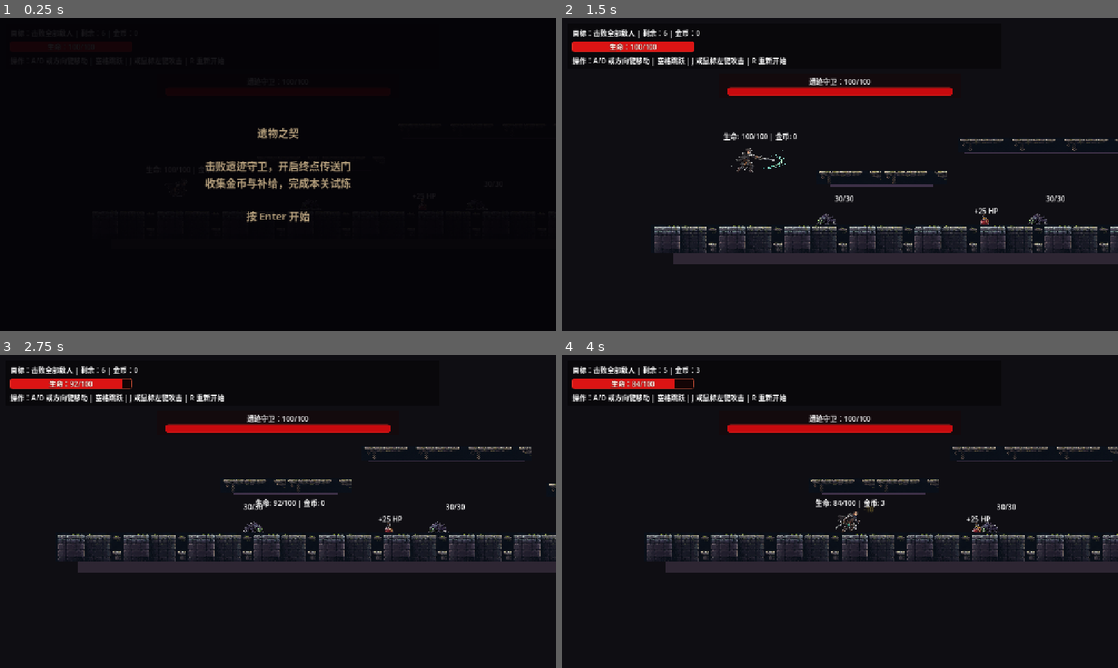
Above: before the commit, frames 1-4 (two rows, left to right).
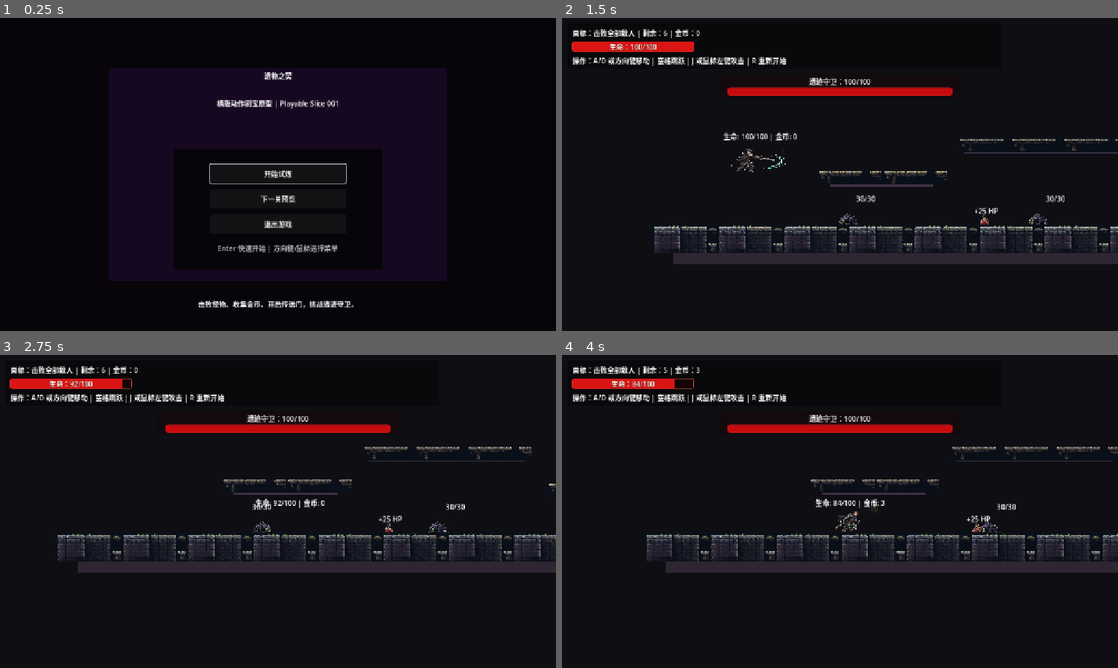
Above: after the commit, the same moments.

Repository: 98longq/relicbound
Game: Godot game, scene res://scenes/ui/main_menu.tscn
The game is run twice, just before and just after one commit, with the same random seed, the same clock (stepped at 60 frames per second) and the same inputs. Before the commit the project starts from res://scenes/levels/test_level.tscn.
Inputs (mouse positions are in pixels of both pictures, inside the frame that each line leads up to):
- Up to frame 1 (0.25 s): no input
- Up to frame 2 (1.5 s): click (840, 174) at 0.5 s, where only the run after the commit has a clickable "开始试炼"; tap Enter (ui_accept) at 1.25 s; move the mouse to (962, 158) at 1.27 s; hold Right (ui_right) from 1.28 s (still down); hold R from 1.28 s (still down); click (962, 158) at 1.42 s
- Up to frame 3 (2.75 s): keep holding Right (ui_right); tap Enter (ui_accept) at 1.52, 2.27 s; move the mouse to (166, 527) at 2.02 s; release R at 2.03 s; tap Space at 2.1 s
- Up to frame 4 (4 s): move the mouse to (895, 442) at 2.77 s; release Right (ui_right) at 2.78 s; hold Left (ui_left) 2.78-3.53 s; hold J 2.78-3.53 s; move the mouse to (812, 574) at 3.52 s; hold Right (ui_right) from 3.53 s (still down); tap Keypad Enter at 3.6 s; click (812, 574) at 3.67 s; tap Enter (ui_accept) at 3.77 s

The runs differ from the first frame. In frame 1, 26% of the frame differs, in the area x 19-81%, y 16-93%; in frame 2, 0.3%; in frame 3, 0.2%; in frame 4, less than 0.1%.

Commit message:
Set main menu as startup scene

Diff:
--- a/project.godot
+++ b/project.godot
@@ -17,7 +17,7 @@
 config/name="Relicbound"
 config/description="2D side-scrolling action roguelite about monster fighting, loot drops, and relic builds."
 config/version="0.0.1"
-run/main_scene="res://scenes/levels/test_level.tscn"
+run/main_scene="res://scenes/ui/main_menu.tscn"
 config/features=PackedStringArray("4.7")
 config/icon="res://icon.svg"
 
